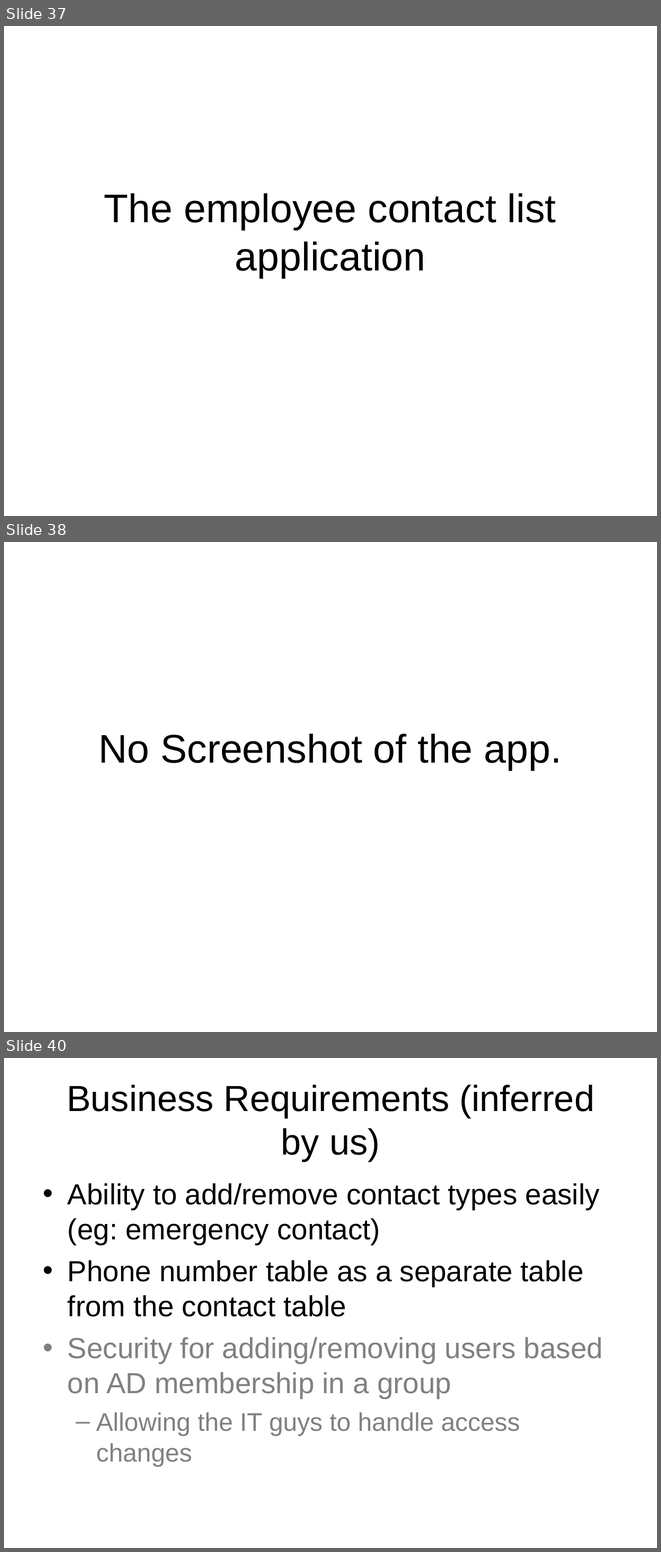
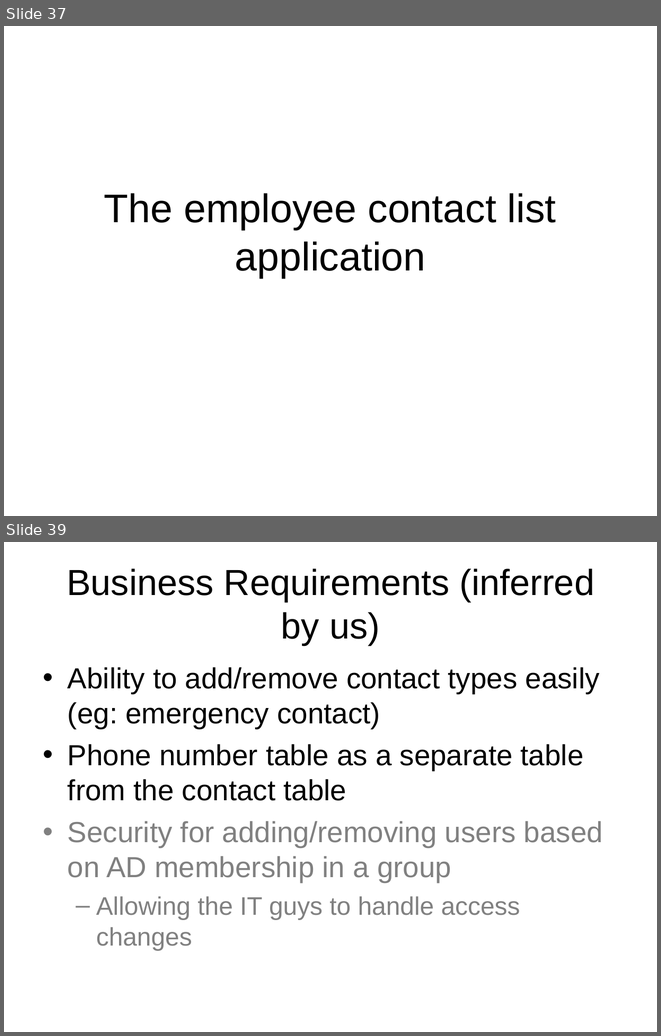
Before and after one commit to LIPHP/Employee-Contact-List, a slide deck: Docs/Using Microsoft SQL Server with PHP.ppt. Shown one above the other, each under a label of ours: slides 37, 38 and 40 before the commit, slides 37 and 39 after it; the slides between them are not shown. The pictures are 661x1552 and 661x1036 pixels, drawn with LibreOffice and Linux fonts; fonts in the diff are those of the drawing. Boxes give left, top, right and bottom in pixels: in the first picture for what was removed or moved away, otherwise in the second. Text is boxed around its words. In the diff, an @@ line names an element or a change of style, - is before the commit and + after.

```diff
--- a/Docs/Using Microsoft SQL Server with PHP.ppt
+++ b/Docs/Using Microsoft SQL Server with PHP.ppt
@@ slide 38 removed at bbox=[4, 542, 657, 1032], background #FFFFFF @@
@@ title removed at bbox=[98, 733, 562, 770] @@
-No Screenshot of the app.
@@ what was slide 40 is now slide 39 @@
```
Also in this commit, not shown: 6 slides changed.
